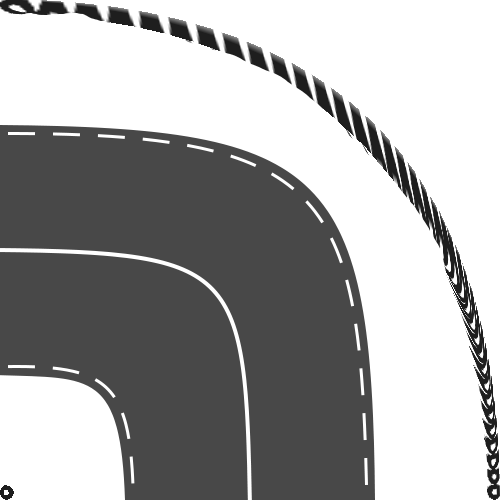
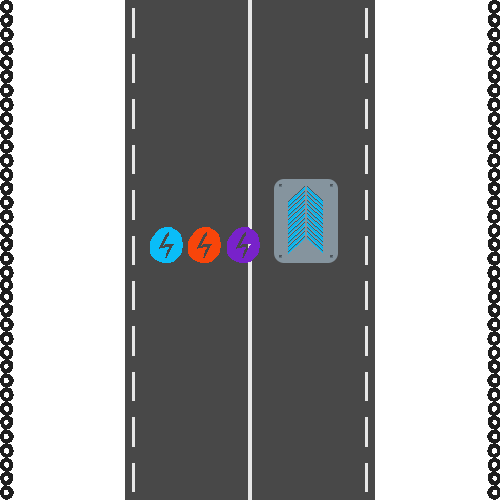
Layered file, before and after one edit (w=500, h=500). Changes by layer:
hid group "Virage" (6 layers) over [0,0,500,500]
removed layer "Forme 1" from group "Virage" over [8,365,135,484]
added layer "Calque 11 copie 2" above "Calque 11 copie" over [227,227,260,263]
added layer "Calque 11 copie" above "Calque 11" over [188,227,221,263]
added layer "Calque 11" above "Plaque" over [150,227,183,263]
added group "Plaque" with 4 layers above "Droit" over [274,179,338,263]
added layer "Calque 10" in group "Plaque" over [288,186,323,254]
added layer "Calque 9" in group "Plaque" over [274,179,338,263]
showed group "Droit" (4 layers) over [0,0,500,500]
